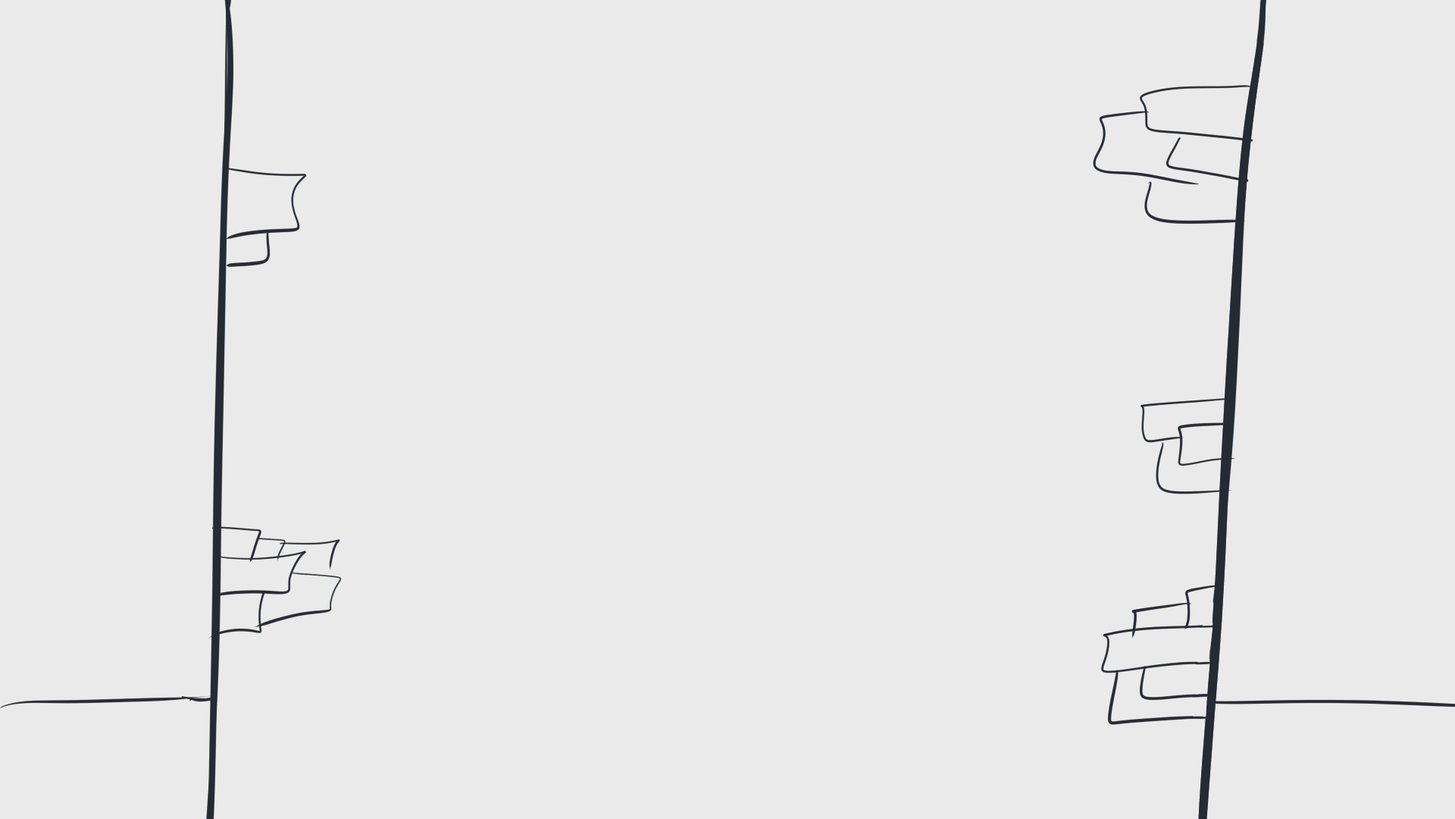
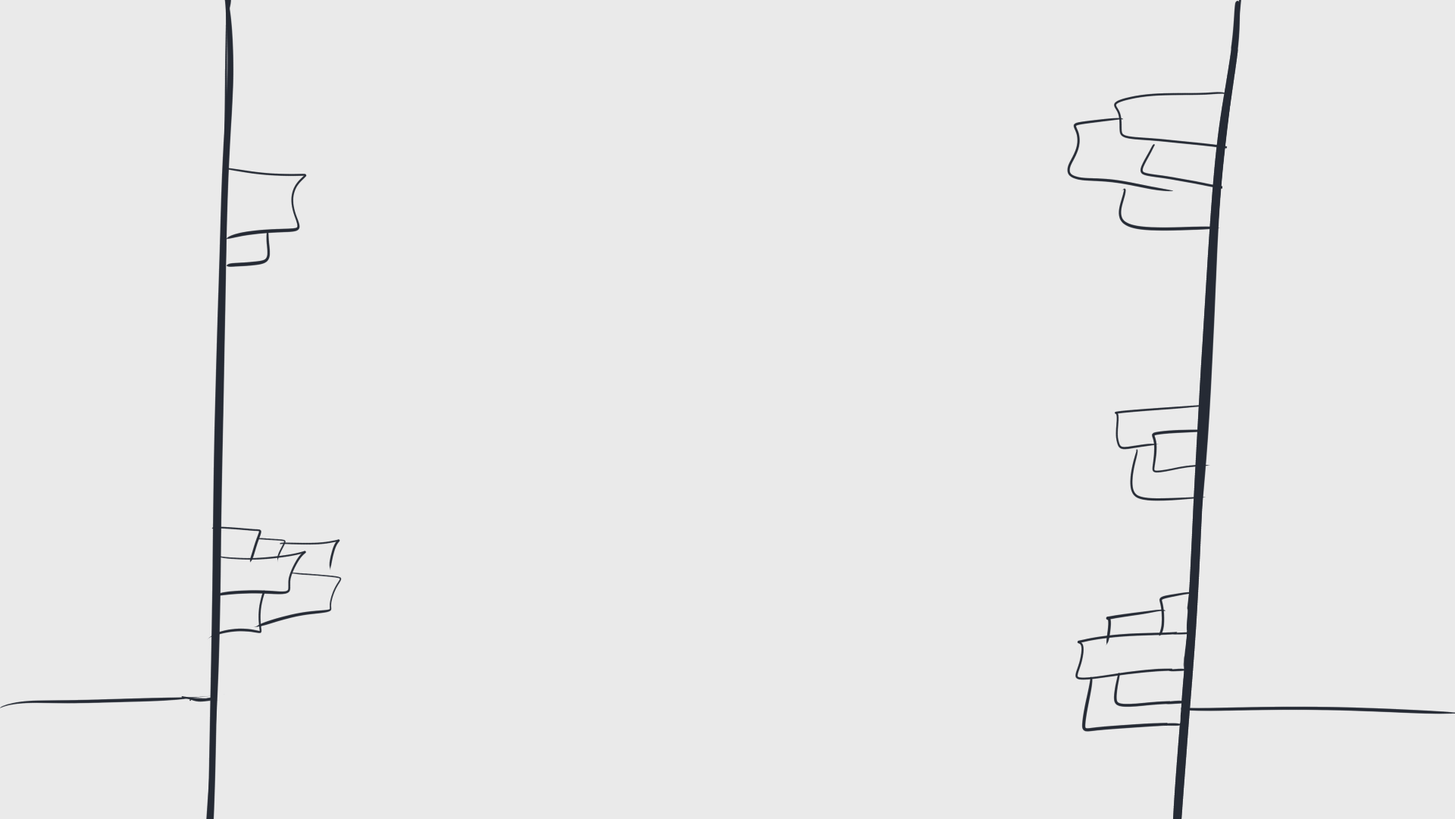
Revision of a layered 1455 x 819 image; what changed, layer by layer:
painted on "Tower" over [1067, 0, 1455, 819]
painted on "Background" over [1067, 0, 1455, 819]
